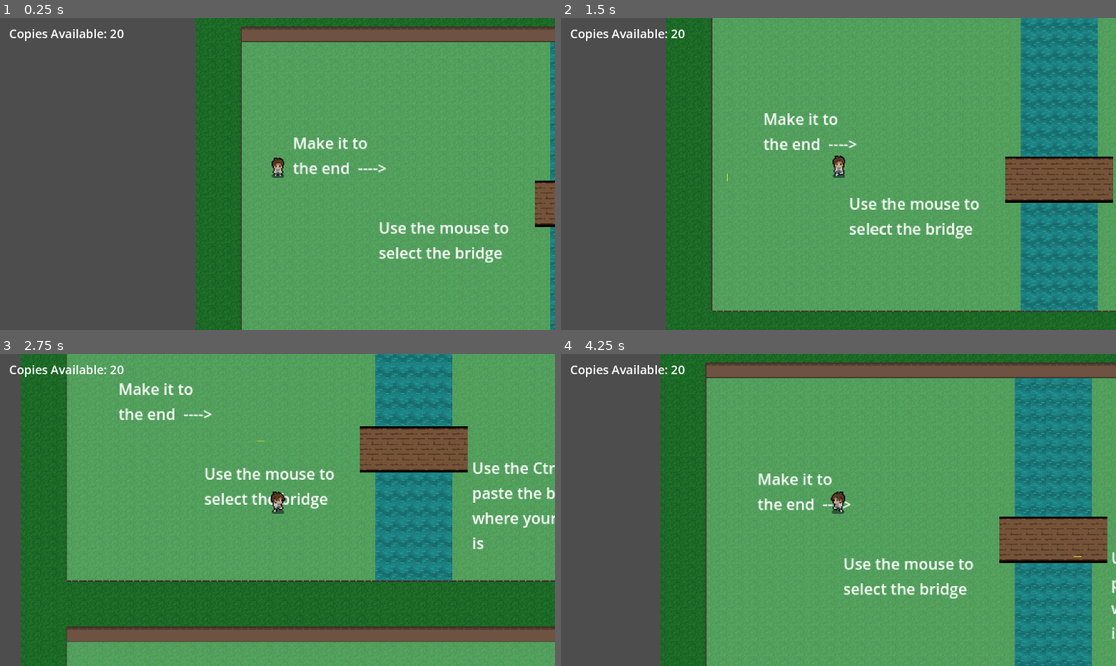
Above: before the commit, frames 1-4 (two rows, left to right).
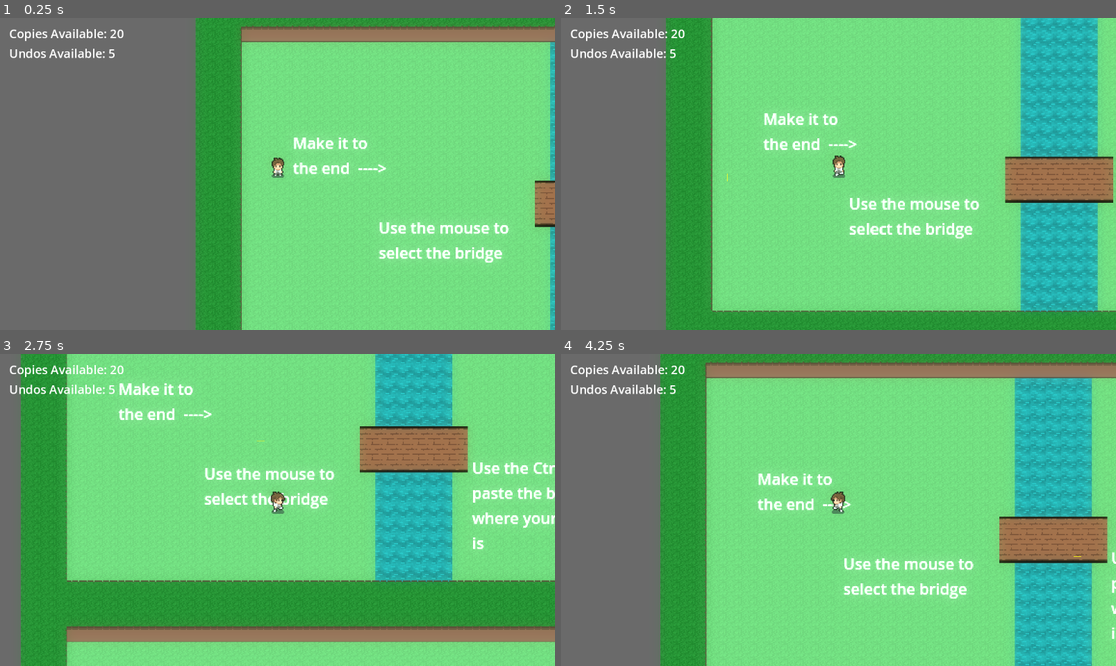
Above: after the commit, the same moments.

Repository: 2sabbas/13IT1-Game-Progect
Game: Godot game, scene res://Scenes/main.tscn
The game is run twice, just before and just after one commit, with the same random seed, the same clock (stepped at 60 frames per second) and the same inputs.
Inputs (mouse positions are in pixels of both pictures, inside the frame that each line leads up to):
- Up to frame 1 (0.25 s): no input
- Up to frame 2 (1.5 s): move the mouse to (960, 158) at 0.52 s; hold D (move_right) 0.53-1.28 s; click (960, 158) at 0.6 s; move the mouse to (727, 189) at 1.27 s; hold S (move_down) from 1.28 s (still down); click (727, 189) at 1.35 s
- Up to frame 3 (2.75 s): move the mouse to (333, 441) at 2.02 s; release S (move_down) at 2.03 s; hold D (move_right) from 2.03 s (still down); click (333, 441) at 2.1 s
- Up to frame 4 (4.25 s): move the mouse to (810, 572) at 2.77 s; release D (move_right) at 2.78 s; hold W (move_up) 2.78-3.53 s; click (810, 572) at 2.85 s; move the mouse to (1005, 556) at 3.52 s; hold A (move_left) from 3.53 s (still down); click (1005, 556) at 3.6 s

The runs differ from the first frame. In frame 1, 99% of the frame differs, in the area x 0-100%, y 0-100%; in frame 2, 99%; in frame 3, 99%; in frame 4, 99%.

Commit message:
Completed Undo shortcut. and added environment node

Diff:
--- a/Game/13it1game/Scenes/hud.tscn
+++ b/Game/13it1game/Scenes/hud.tscn
@@ -19,3 +19,12 @@
 offset_bottom = 38.0
 theme_override_font_sizes/font_size = 25
 text = "Copies Avalable:"
+
+[node name="Undos Available" type="Label" parent="."]
+layout_mode = 0
+offset_left = 19.0
+offset_top = 56.0
+offset_right = 215.0
+offset_bottom = 91.0
+theme_override_font_sizes/font_size = 25
+text = "Undos Avalable:"
--- a/Game/13it1game/Scenes/main.tscn
+++ b/Game/13it1game/Scenes/main.tscn
@@ -1,12 +1,24 @@
-[gd_scene load_steps=5 format=3 uid="uid://snsg45akwsrk"]
+[gd_scene load_steps=6 format=3 uid="uid://snsg45akwsrk"]
 
 [ext_resource type="PackedScene" uid="uid://cipwdyy0qh63o" path="res://Scenes/player.tscn" id="1_4lc31"]
 [ext_resource type="PackedScene" uid="uid://clbk2t1yjquv" path="res://Scenes/map.tscn" id="1_gie8b"]
 [ext_resource type="Script" uid="uid://d3mdfrl37y1aq" path="res://Scripts/rts_node.gd" id="4_5pbld"]
 [ext_resource type="PackedScene" uid="uid://d4cp7qqhtceeu" path="res://Scenes/hud.tscn" id="5_0s3jo"]
 
+[sub_resource type="Environment" id="Environment_jjvhh"]
+background_mode = 3
+tonemap_mode = 1
+tonemap_exposure = 0.8
+tonemap_white = 0.6
+glow_enabled = true
+glow_normalized = true
+glow_bloom = 0.5
+
 [node name="Main" type="Node2D"]
 y_sort_enabled = true
+
+[node name="WorldEnvironment" type="WorldEnvironment" parent="."]
+environment = SubResource("Environment_jjvhh")
 
 [node name="CanvasLayer" type="CanvasLayer" parent="."]
 
--- a/Game/13it1game/Scripts/Global.gd
+++ b/Game/13it1game/Scripts/Global.gd
@@ -1,5 +1,6 @@
 extends Node
 
 var num_of_copies_available = 20
+var num_of_undos_available = 5
 var copy_available = false	#set the shortcuts avalavble to what is avalable
 var paste_available = false
--- a/Game/13it1game/Scripts/hud.gd
+++ b/Game/13it1game/Scripts/hud.gd
@@ -1,10 +1,13 @@
 extends Control
 
 @onready var copies_available: Label = $"Copies Available"
+@onready var undos_available: Label = $"Undos Available"
 
 func _ready() -> void:
 	copies_available.text = "Copies Available: " + str(Global.num_of_copies_available)
+	undos_available.text = "Undos Available: " + str(Global.num_of_undos_available)
 
 
 func _process(delta: float) -> void:
 	copies_available.text = "Copies Available: " + str(Global.num_of_copies_available)
+	undos_available.text = "Undos Available: " + str(Global.num_of_undos_available)
--- a/Game/13it1game/Scripts/rts_node.gd
+++ b/Game/13it1game/Scripts/rts_node.gd
@@ -8,6 +8,7 @@
 var is_selecting = false
 var has_selected = false
 var clipboard: Array = []
+var undo_history: Array = []
 
 
 func _ready() -> void:
@@ -36,7 +37,7 @@
 				selection_end_point = Vector2.ZERO
 
 	# Copy
-	if (Input.is_action_just_pressed("copy") && has_selected && Global.num_of_copies_available > 0):
+	if Input.is_action_just_pressed("copy") && has_selected && Global.num_of_copies_available > 0:
 		copy_selected()
 		selection_start_point = Vector2.ZERO
 		selection_end_point = Vector2.ZERO
@@ -47,6 +48,9 @@
 	# Paste
 	if Input.is_action_just_pressed("paste"):
 		paste_objects()
+
+	if Input.is_action_just_pressed("undo") && Global.num_of_undos_available > 0:
+		undo()
 
 
 
@@ -100,16 +104,52 @@
 	if clipboard.is_empty(): return
 
 	var mouse_position = get_global_mouse_position()
+	var snapshot: Array = []
 
 	for item in clipboard:
 		var layer = item["layer"]
 		var paste_origin = layer.local_to_map(layer.to_local(mouse_position))
 		var target_cell = paste_origin + item["offset"]
 
+		snapshot.append({
+			"layer": layer,
+			"cell": target_cell,
+			"source_id": layer.get_cell_source_id(target_cell),
+			"atlas_coords": layer.get_cell_atlas_coords(target_cell),
+			"alternative": layer.get_cell_alternative_tile(target_cell)
+		})
+
 		layer.set_cell(target_cell, item["source_id"], item["atlas_coords"], item["alternative"])
+
+	undo_history.append({
+		"snapshot": snapshot,
+		"clipboard": clipboard.duplicate(true), #makes a copy of clipboard so when the clipboard is cleared, the undo history still has a copy of the action that happened
+	})
 
 	print("Pasted ", clipboard.size(), " tiles")
 	clipboard.clear()
+
+
+func undo():
+	if undo_history.is_empty():
+		print("Nothing to undo")
+		return
+	if Global.num_of_undos_available == 0: return
+
+	var last_action = undo_history.pop_back()
+
+	for tile in last_action["snapshot"]:
+		var layer = tile["layer"]
+		if tile["source_id"] == -1:
+			layer.erase_cell(tile["cell"])
+		else:
+			layer.set_cell(tile["cell"], tile["source_id"], tile["atlas_coords"], tile["alternative"])
+
+	clipboard = last_action["clipboard"]
+	Global.num_of_copies_available += 1
+	Global.num_of_undos_available -= 1
+
+	print("Undo complete, copies restored: ", Global.num_of_copies_available)
 
 
 func _draw() -> void:
--- a/Game/13it1game/project.godot
+++ b/Game/13it1game/project.godot
@@ -81,3 +81,4 @@
 [rendering]
 
 textures/canvas_textures/default_texture_filter=0
+viewport/hdr_2d=true
Not shown, added: Game/13it1game/Scripts/bridge.gd.uid
